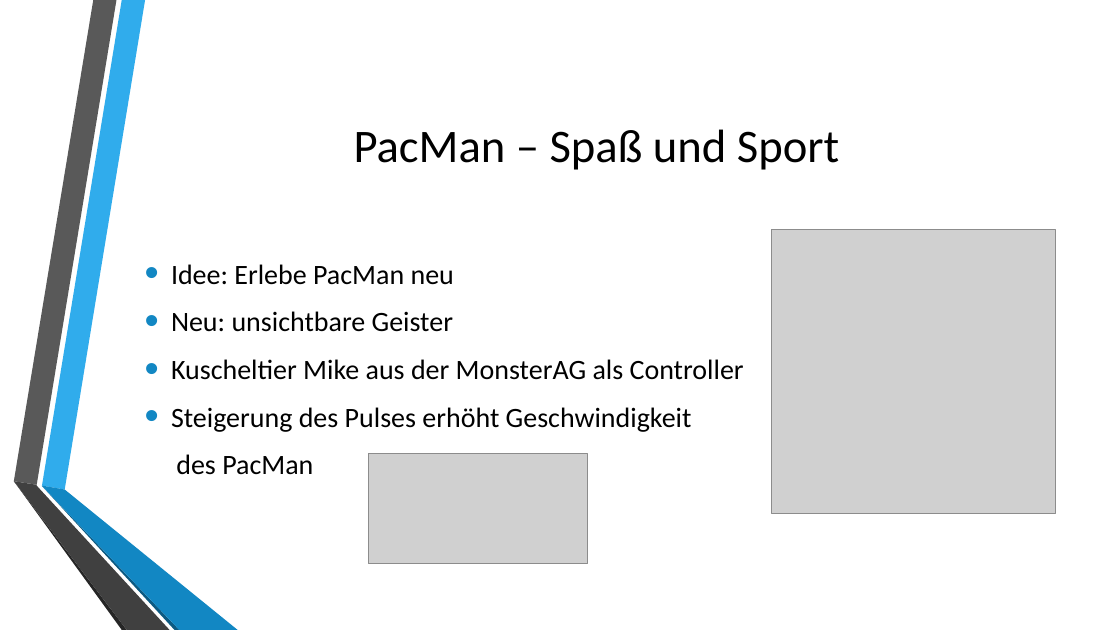
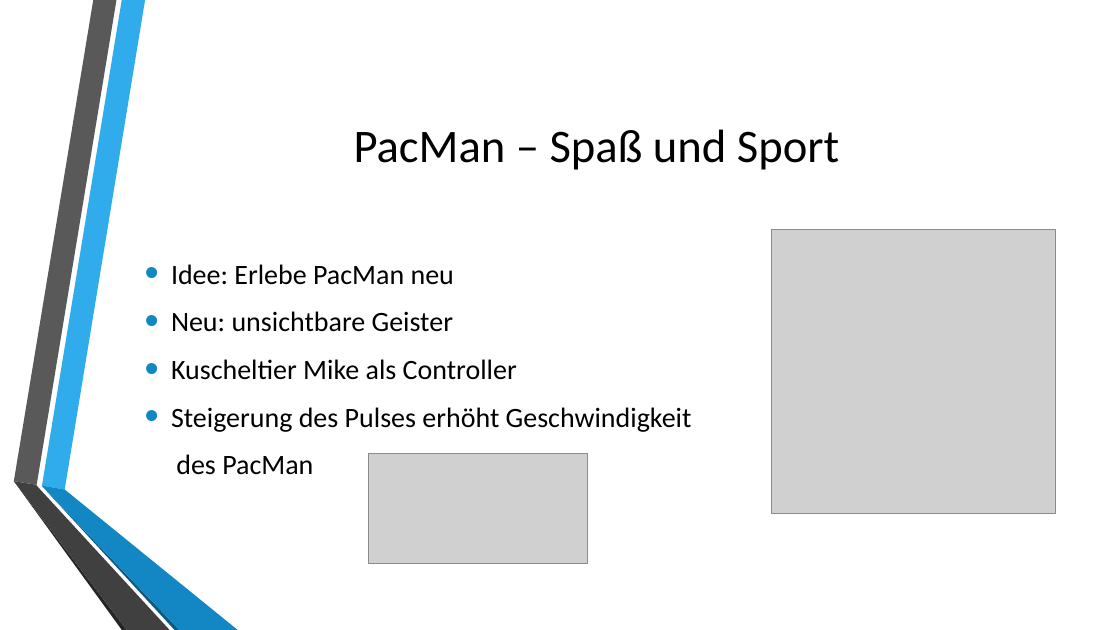
Before and after one commit to SweetyGott/HCIMonster, a slide deck: slide 3 of Projekt/presentation.pptx. Drawn at 1120x630 pixels with LibreOffice and Linux fonts; fonts in the diff are those of the drawing; grey boxes stand for pictures; background and template pictures are left out. Boxes give left, top, right and bottom in pixels: in the first picture for what was removed or moved away, otherwise in the second. Text is boxed around its words. In the diff, an @@ line names an element or a change of style, - is before the commit and + after.

```diff
--- a/Projekt/presentation.pptx
+++ b/Projekt/presentation.pptx
@@ text at [171,359,517,380]: text changed @@
-• Kuscheltier Mike aus der MonsterAG als Controller
+• Kuscheltier Mike als Controller
```
Also in this commit, not shown: 5 other slides changed, 4 slides removed.
